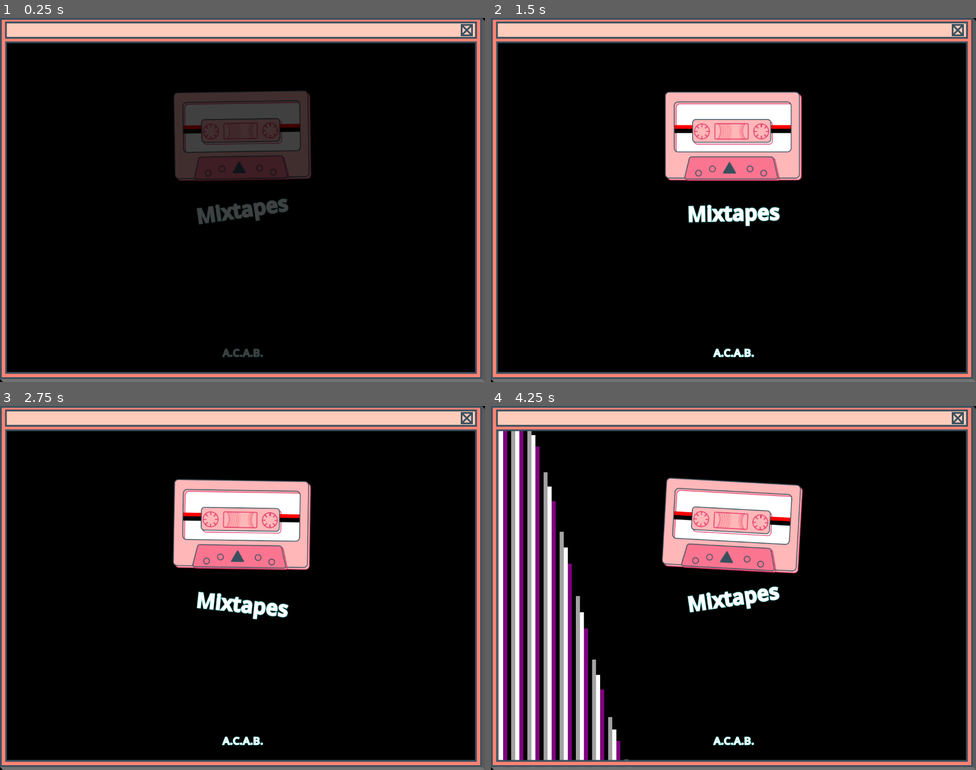
Above: before the commit, frames 1-4 (two rows, left to right).
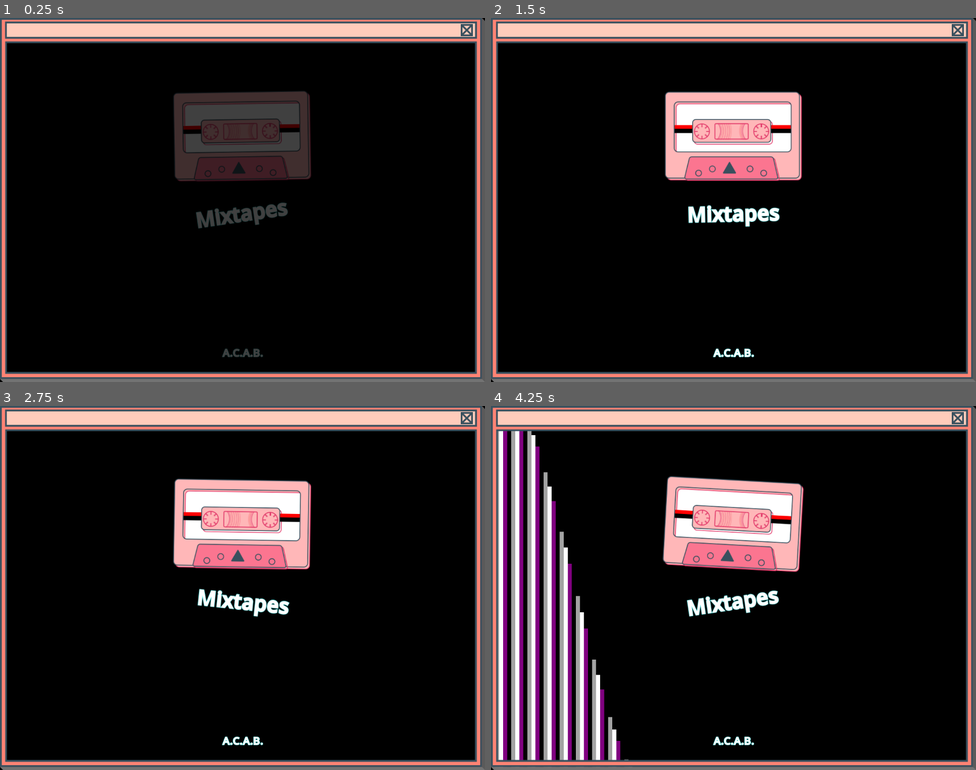
Above: after the commit, the same moments.

Repository: Falme/Mixtapes
Game: Godot game, scene res://Scenes/splash.tscn
Same seed, same stepped clock (60 frames per second), same inputs: the game is played once before the commit and once after it.
Inputs (mouse positions are in pixels of both pictures, inside the frame that each line leads up to):
- Up to frame 1 (0.25 s): no input
- Up to frame 2 (1.5 s): click (718, 28) at 0.5 s; click (718, 28) at 1.25 s
- Up to frame 3 (2.75 s): click (227, 416) at 2 s
- Up to frame 4 (4.25 s): move the mouse to (733, 740) at 2.77 s; move the mouse to (636, 606) at 3.52 s

The runs differ from the first frame. In frame 1, 0.9% of the frame differs, in the area x 35-64%, y 20-58%; in frame 2, 0.3%; in frame 3, 2.3%; in frame 4, 3.3%, in the area x 35-65%, y 19-58%.

Commit message:
Fixed some offset errors in splash screen

Diff:
--- a/Scenes/splash.tscn
+++ b/Scenes/splash.tscn
@@ -142,7 +142,7 @@
 anchor_right = 0.666
 anchor_bottom = 0.6
 offset_bottom = 9.0
-pivot_offset = Vector2(133.2, 34)
+pivot_offset = Vector2(200, 50)
 bbcode_enabled = true
 text = "[outline_color=cyan][outline_size=2][font_size=50][center][b]Mixtapes"
 fit_content = true
@@ -160,7 +160,7 @@
 anchor_top = 0.2
 anchor_right = 0.666
 anchor_bottom = 0.45
-pivot_offset = Vector2(133.2, 75)
+pivot_offset = Vector2(200, 112)
 
 [node name="ColorRect" type="ColorRect" parent="SplashScreen/AnimationFeelTape/Tape"]
 layout_mode = 1
@@ -179,6 +179,7 @@
 anchor_bottom = 1.0
 grow_horizontal = 2
 grow_vertical = 2
+pivot_offset = Vector2(200, 112)
 texture = ExtResource("2_bq5me")
 expand_mode = 3
 stretch_mode = 5
